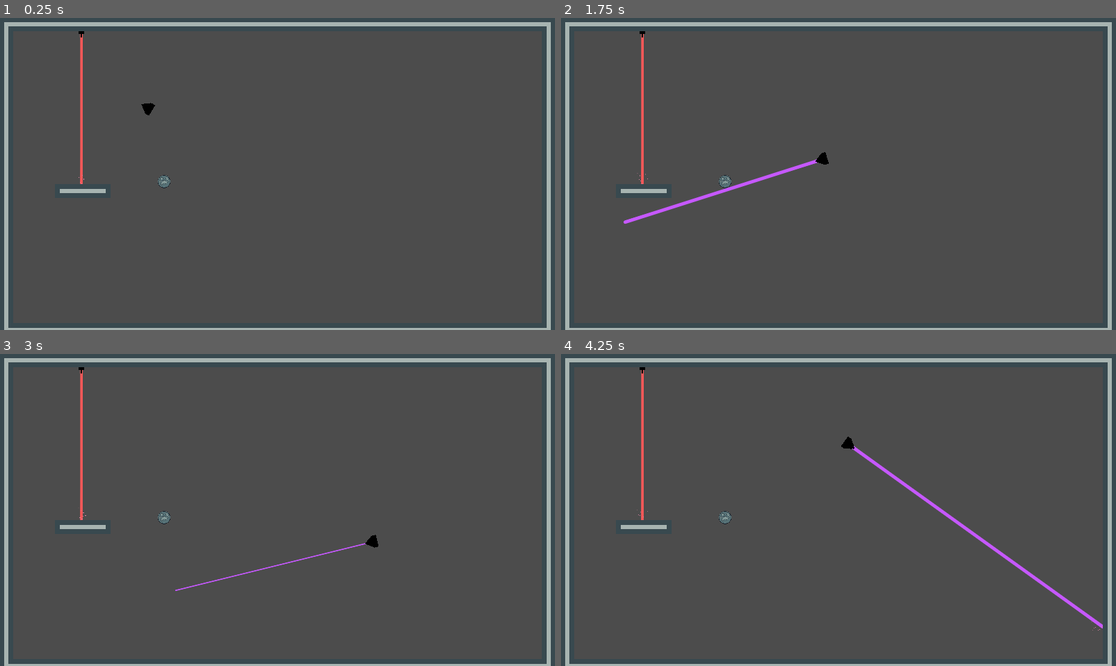
Above: before the commit, frames 1-4 (two rows, left to right).
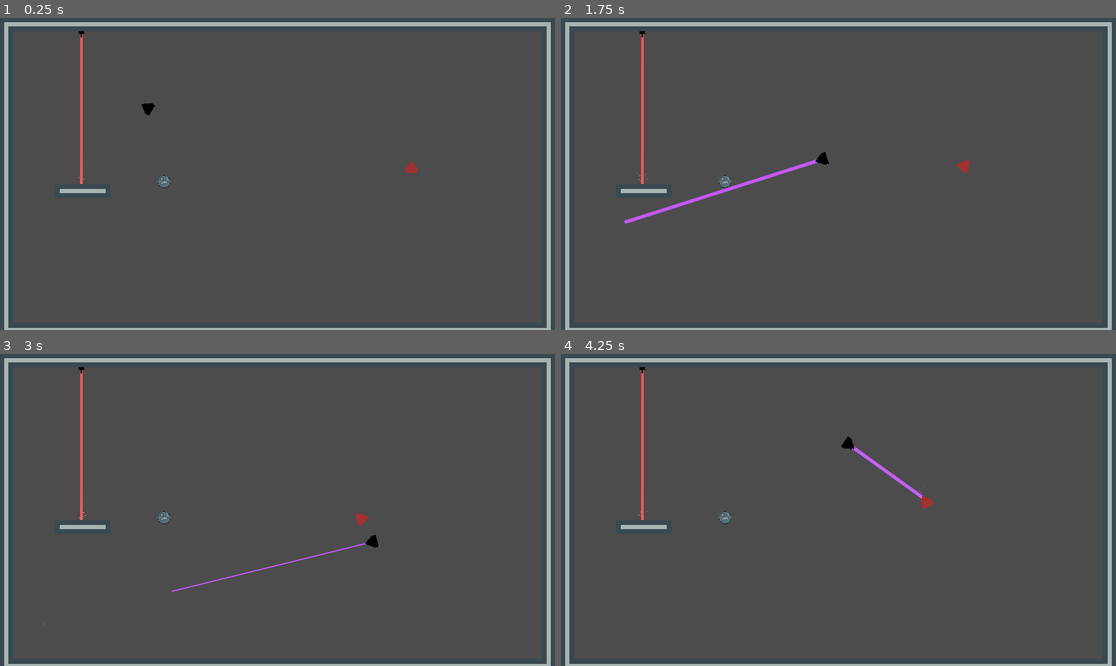
Above: after the commit, the same moments.

Repository: BulsonJ/Space_Shooter
Game: Godot game, scene res://World.tscn
The game is run twice, just before and just after one commit, with the same random seed, the same clock (stepped at 60 frames per second) and the same inputs.
Inputs (mouse positions are in pixels of both pictures, inside the frame that each line leads up to):
- Up to frame 1 (0.25 s): no input
- Up to frame 2 (1.75 s): tap Enter at 0.5 s; move the mouse to (960, 158) at 0.52 s; hold D (move_right) 0.53-1.28 s; hold Space (shoot) 0.53-1.28 s; move the mouse to (727, 189) at 1.27 s; hold S (move_down) from 1.28 s (still down); tap Space (shoot) at 1.35 s
- Up to frame 3 (3 s): move the mouse to (333, 441) at 2.02 s; release S (move_down) at 2.03 s; hold D (move_right) 2.03-2.78 s; hold Space (shoot) 2.03-2.78 s; move the mouse to (249, 572) at 2.77 s; hold W (move_up) from 2.78 s (still down); tap Space (shoot) at 2.85 s
- Up to frame 4 (4.25 s): move the mouse to (1005, 556) at 3.52 s; release W (move_up) at 3.53 s; hold A (move_left) from 3.53 s (still down); hold Space (shoot) from 3.53 s (still down)

The runs differ from the first frame. In frame 1, less than 0.1% of the frame differs, in the area x 73-76%, y 45-50%; in frame 2, less than 0.1%; in frame 3, less than 0.1%; in frame 4, 0.5%, in the area x 54-98%, y 31-89%.

Commit message:
Initial Enemy Hurtbox + Laser Hitbox/Beam
Enemy hurtbox added.
Laser hitbox added, deals damage to enemies.

Beam now tweens to a hit colour when damage is done. However, current implementation is weird and means beam has to explicitly stay on target for 1s to do damage. Beam should just do damage to whatever is there for every 1s held down.

Diff:
--- /dev/null
+++ b/Enemies/Enemy_1.gd
@@ -0,0 +1,43 @@
+class_name Enemy
+extends KinematicBody2D
+
+var speed := 100.0
+
+var _target: Player = null
+var _velocity := Vector2.ZERO
+
+var max_health := 5.0
+onready var health = max_health
+
+func _physics_process(delta: float) -> void:
+	 # In the absence of a target, we return from the function, causing the
+	# enemy to stay idle.
+	if not _target:
+		return
+
+	# With a target, we steer towards it.
+	# The equation is the same as in the previous example.
+	var direction := global_position.direction_to(_target.global_position)
+	var desired_velocity := direction * speed
+	var steering := desired_velocity - _velocity
+
+	_velocity += steering / 20.0
+
+	# We rotate to look where we're moving.
+	rotation = _velocity.angle() + PI / 2
+	# Finally, we move towards the target
+	move_and_slide(_velocity)
+
+func take_damage(amount) -> void:
+	_set_health(health - amount)
+
+func _set_health(value) -> void:
+	health = clamp(value, 0, max_health)
+	if (health == 0):
+		queue_free()
+
+func _on_DetectionArea_body_entered(body: Player) -> void:
+	_target = body
+
+func _on_DetectionArea_body_exited(body: Player) -> void:
+	_target = null
--- /dev/null
+++ b/Enemies/Enemy_1.tscn
@@ -0,0 +1,41 @@
+[gd_scene load_steps=6 format=2]
+
+[ext_resource path="res://Enemies/Enemy_1.png" type="Texture" id=1]
+[ext_resource path="res://Enemies/Enemy_1.gd" type="Script" id=2]
+
+[sub_resource type="CircleShape2D" id=1]
+
+[sub_resource type="CircleShape2D" id=2]
+radius = 400.0
+
+[sub_resource type="CircleShape2D" id=3]
+
+[node name="Enemy_1" type="KinematicBody2D"]
+collision_layer = 8
+collision_mask = 3
+script = ExtResource( 2 )
+
+[node name="Enemy_1" type="Sprite" parent="."]
+texture = ExtResource( 1 )
+offset = Vector2( 0, -3 )
+
+[node name="CollisionShape2D" type="CollisionShape2D" parent="."]
+shape = SubResource( 1 )
+
+[node name="DetectionArea" type="Area2D" parent="."]
+visible = false
+collision_layer = 0
+collision_mask = 2
+
+[node name="CollisionShape2D" type="CollisionShape2D" parent="DetectionArea"]
+shape = SubResource( 2 )
+
+[node name="Hurtbox" type="Area2D" parent="."]
+collision_layer = 8
+collision_mask = 0
+
+[node name="CollisionShape2D" type="CollisionShape2D" parent="Hurtbox"]
+shape = SubResource( 3 )
+
+[connection signal="body_entered" from="DetectionArea" to="." method="_on_DetectionArea_body_entered"]
+[connection signal="body_exited" from="DetectionArea" to="." method="_on_DetectionArea_body_exited"]
--- a/Player/Player.gd
+++ b/Player/Player.gd
@@ -1,19 +1,20 @@
+class_name Player
 extends KinematicBody2D
 
 export var max_speed := 350.0
 export var drag := 8.0
 
+export var turning_drag := 8.0
+
 var _velocity := Vector2.ZERO
 
-export(PackedScene) var initialWeapon
+onready var weapon_slot = $WeaponSlot
 
 func _input(event: InputEvent) -> void:
 	if event.is_action_pressed("shoot"):
 		$WeaponSlot.fire()
 	if event.is_action_released("shoot"):
 		$WeaponSlot.stop_firing()
-	if event.is_action_pressed("move_up"):
-		$WeaponSlot.change_weapon(initialWeapon)
 
 func _physics_process(_delta: float) -> void:
 	var direction := Vector2(Input.get_action_strength("move_right") - Input.get_action_strength("move_left"), Input.get_action_strength("move_down") - Input.get_action_strength("move_up")).normalized()
@@ -25,4 +26,8 @@
 
 	_velocity = move_and_slide(_velocity)
 
-	look_at(get_global_mouse_position())
+	# Slow rotation down so not instant
+	var desired_rotation = get_global_mouse_position()
+	var current_rotation = (get_global_mouse_position() - position)
+
+	look_at(desired_rotation)
--- a/Player/Player.tscn
+++ b/Player/Player.tscn
@@ -1,6 +1,6 @@
-[gd_scene load_steps=6 format=2]
+[gd_scene load_steps=7 format=2]
 
-[ext_resource path="res://Player/Player_Ship.png" type="Texture" id=1]
+[ext_resource path="res://Player_Ship.png" type="Texture" id=1]
 [ext_resource path="res://Player/Player.gd" type="Script" id=2]
 [ext_resource path="res://Weapons/LaserBeam/LaserBeam.tscn" type="PackedScene" id=3]
 [ext_resource path="res://Player/WeaponSlot.gd" type="Script" id=4]
@@ -8,22 +8,32 @@
 [sub_resource type="CircleShape2D" id=1]
 radius = 11.0
 
+[sub_resource type="CircleShape2D" id=2]
+
 [node name="Player" type="KinematicBody2D"]
-collision_mask = 4
+collision_layer = 2
+collision_mask = 9
 script = ExtResource( 2 )
-initialWeapon = ExtResource( 3 )
 
 [node name="WeaponSlot" type="Node2D" parent="."]
+position = Vector2( 8, 0 )
 script = ExtResource( 4 )
 
 [node name="LaserBeam2D" parent="WeaponSlot" instance=ExtResource( 3 )]
-position = Vector2( 10, 0 )
-
-[node name="Sprite" type="Sprite" parent="."]
-texture = ExtResource( 1 )
-offset = Vector2( 3, 0 )
 
 [node name="AnimationPlayer" type="AnimationPlayer" parent="."]
 
 [node name="CollisionShape2D" type="CollisionShape2D" parent="."]
 shape = SubResource( 1 )
+
+[node name="Sprite" type="Sprite" parent="."]
+rotation = 1.5708
+texture = ExtResource( 1 )
+offset = Vector2( 0, -3 )
+
+[node name="Hurtbox" type="Area2D" parent="."]
+collision_layer = 2
+collision_mask = 0
+
+[node name="CollisionShape2D" type="CollisionShape2D" parent="Hurtbox"]
+shape = SubResource( 2 )
--- a/Weapons/LaserBeam/LaserBeam.gd
+++ b/Weapons/LaserBeam/LaserBeam.gd
@@ -1,4 +1,6 @@
 extends RayCast2D
+
+# Credit to @GDQuest for the laserbeam implementation
 
 # Speed at which the laser extends when first fired, in pixels per seconds.
 export var cast_speed := 7000.0
@@ -6,6 +8,10 @@
 export var max_length := 1400.0
 # Base duration of the tween animation in seconds.
 export var growth_time := 0.1
+
+export var weapon_damage := 1.0
+export var weapon_time := 1.0
+export(Color) var weapon_hit_color = Color(255,255,255)
 
 # If `true`, the laser is firing.
 # It plays appearing and disappearing animations when it's not animating.
@@ -15,6 +21,12 @@
 onready var tween := $Tween
 onready var fill := $FillLine2D
 onready var collision_particles := $CollisionParticles2D
+onready var collision_point := $CollisionPoint/CollisionShape2D
+
+onready var hit_tween := $HitTween
+onready var damage_timer := $DamageTimer
+onready var weapon_default_color = fill.default_color
+
 
 onready var line_width: float = fill.width
 
@@ -40,6 +52,7 @@
 	else:
 		# Stop the particles and hide the beam
 		collision_particles.emitting = false
+		collision_point.disabled = true
 		disappear()
 
 	# Starts/stops physics process
@@ -58,9 +71,11 @@
 		cast_point = to_local(get_collision_point())
 		collision_particles.global_rotation = get_collision_normal().angle()
 		collision_particles.position = cast_point
+		collision_point.disabled = false
 
 	# Set the end point of the line to the cast point
 	fill.points[1] = cast_point
+	collision_point.position = cast_point
 
 # Functions to show and hide the beam
 # Done using tweens, code from @GDQuest
@@ -76,3 +91,32 @@
 		tween.stop_all()
 	tween.interpolate_property(fill, "width", fill.width, 0, growth_time)
 	tween.start()
+
+var _body_hit : Node = null
+
+func _on_CollisionPoint_body_entered(body: Node) -> void:
+	_body_hit = body
+	damage_timer.start(weapon_time)
+	if hit_tween.is_active():
+		hit_tween.stop_all()
+	hit_tween.interpolate_property(fill, "default_color", weapon_default_color, weapon_hit_color, weapon_time, Tween.TRANS_LINEAR)
+	hit_tween.start()
+
+func _on_CollisionPoint_body_exited(body: Node) -> void:
+	damage_timer.stop()
+	_body_hit = null
+	if hit_tween.is_active():
+		hit_tween.stop_all()
+	fill.default_color = weapon_default_color
+
+func _on_DamageTimer_timeout() -> void:
+	if _body_hit.has_method("take_damage"):
+		_body_hit.take_damage(weapon_damage)
+
+		if hit_tween.is_active():
+			hit_tween.stop_all()
+		hit_tween.interpolate_property(fill, "default_color", weapon_default_color, weapon_hit_color, weapon_time, Tween.TRANS_LINEAR)
+		hit_tween.start()
+
+func _on_HitTween_tween_completed(object: Object, key: NodePath) -> void:
+	fill.default_color = weapon_default_color
--- a/Weapons/LaserBeam/LaserBeam.tscn
+++ b/Weapons/LaserBeam/LaserBeam.tscn
@@ -20,9 +20,13 @@
 scale = 0.5
 color_ramp = SubResource( 2 )
 
+[sub_resource type="CircleShape2D" id=4]
+
 [node name="LaserBeam2D" type="RayCast2D"]
 cast_to = Vector2( 50, 0 )
+collision_mask = 9
 script = ExtResource( 2 )
+weapon_hit_color = Color( 0.944654, 0.835938, 1, 1 )
 
 [node name="FillLine2D" type="Line2D" parent="."]
 points = PoolVector2Array( 0, 0, 100, 0 )
@@ -42,3 +46,20 @@
 texture = ExtResource( 1 )
 
 [node name="Tween" type="Tween" parent="."]
+
+[node name="CollisionPoint" type="Area2D" parent="."]
+collision_layer = 0
+collision_mask = 8
+
+[node name="CollisionShape2D" type="CollisionShape2D" parent="CollisionPoint"]
+shape = SubResource( 4 )
+disabled = true
+
+[node name="DamageTimer" type="Timer" parent="."]
+
+[node name="HitTween" type="Tween" parent="."]
+
+[connection signal="body_entered" from="CollisionPoint" to="." method="_on_CollisionPoint_body_entered"]
+[connection signal="body_exited" from="CollisionPoint" to="." method="_on_CollisionPoint_body_exited"]
+[connection signal="timeout" from="DamageTimer" to="." method="_on_DamageTimer_timeout"]
+[connection signal="tween_completed" from="HitTween" to="." method="_on_HitTween_tween_completed"]
--- a/World.tscn
+++ b/World.tscn
@@ -1,10 +1,11 @@
-[gd_scene load_steps=14 format=2]
+[gd_scene load_steps=15 format=2]
 
 [ext_resource path="res://Player/Player.tscn" type="PackedScene" id=1]
 [ext_resource path="res://Environment/Asteroid.tscn" type="PackedScene" id=2]
 [ext_resource path="res://Environment/Hazards/Trap_Laser.tscn" type="PackedScene" id=3]
 [ext_resource path="res://Environment/Hazards/Trap_Laser.gd" type="Script" id=4]
 [ext_resource path="res://Environment/rock_tilemap.png" type="Texture" id=5]
+[ext_resource path="res://Enemies/Enemy_1.tscn" type="PackedScene" id=6]
 
 [sub_resource type="ConvexPolygonShape2D" id=1]
 points = PoolVector2Array( 32, 32, 0, 32, 0, 0, 32, 0 )
@@ -113,3 +114,6 @@
 cell_size = Vector2( 32, 32 )
 format = 1
 tile_data = PoolIntArray( 0, 0, 1, 1, 0, 196610, 2, 0, 196610, 3, 0, 196610, 4, 0, 196610, 5, 0, 196610, 6, 0, 196610,  …(2129 unchanged characters)…
+
+[node name="Enemy_1" parent="." instance=ExtResource( 6 )]
+position = Vector2( 948, 348 )
--- a/project.godot
+++ b/project.godot
@@ -7,6 +7,22 @@
 ;   param=value ; assign values to parameters
 
 config_version=4
+
+_global_script_classes=[ {
+"base": "KinematicBody2D",
+"class": "Enemy",
+"language": "GDScript",
+"path": "res://Enemies/Enemy_1.gd"
+}, {
+"base": "KinematicBody2D",
+"class": "Player",
+"language": "GDScript",
+"path": "res://Player/Player.gd"
+} ]
+_global_script_class_icons={
+"Enemy": "",
+"Player": ""
+}
 
 [application]
 
@@ -73,6 +89,12 @@
  ]
 }
 
+[layer_names]
+
+2d_physics/layer_1="World"
+2d_physics/layer_2="Player"
+2d_physics/layer_4="Enemy"
+
 [physics]
 
 common/enable_pause_aware_picking=true
Binary file added: Enemies/Enemy_1.aseprite
Binary file added: Enemies/Enemy_1.png
Not shown, added: Enemies/Enemy_1.png.import
Binary file changed: Player_Ship.aseprite
Binary file added: Player_Ship.png
Not shown, added: Player_Ship.png.import
Not shown: 1 places in Weapons/LaserBeam/LaserBeam.tscn that only renumber resources
